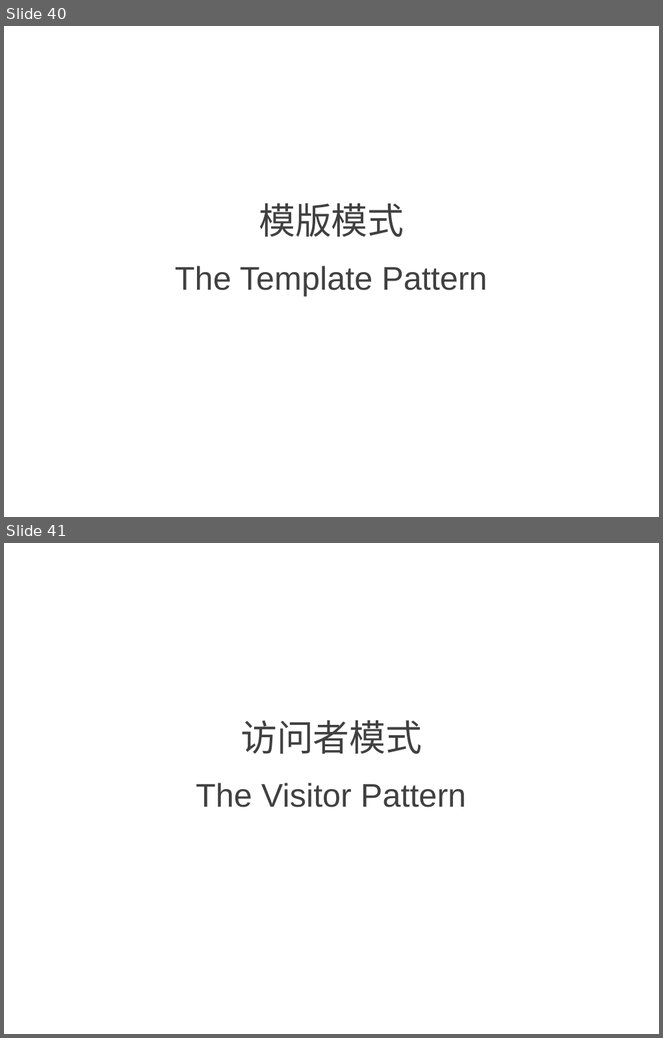
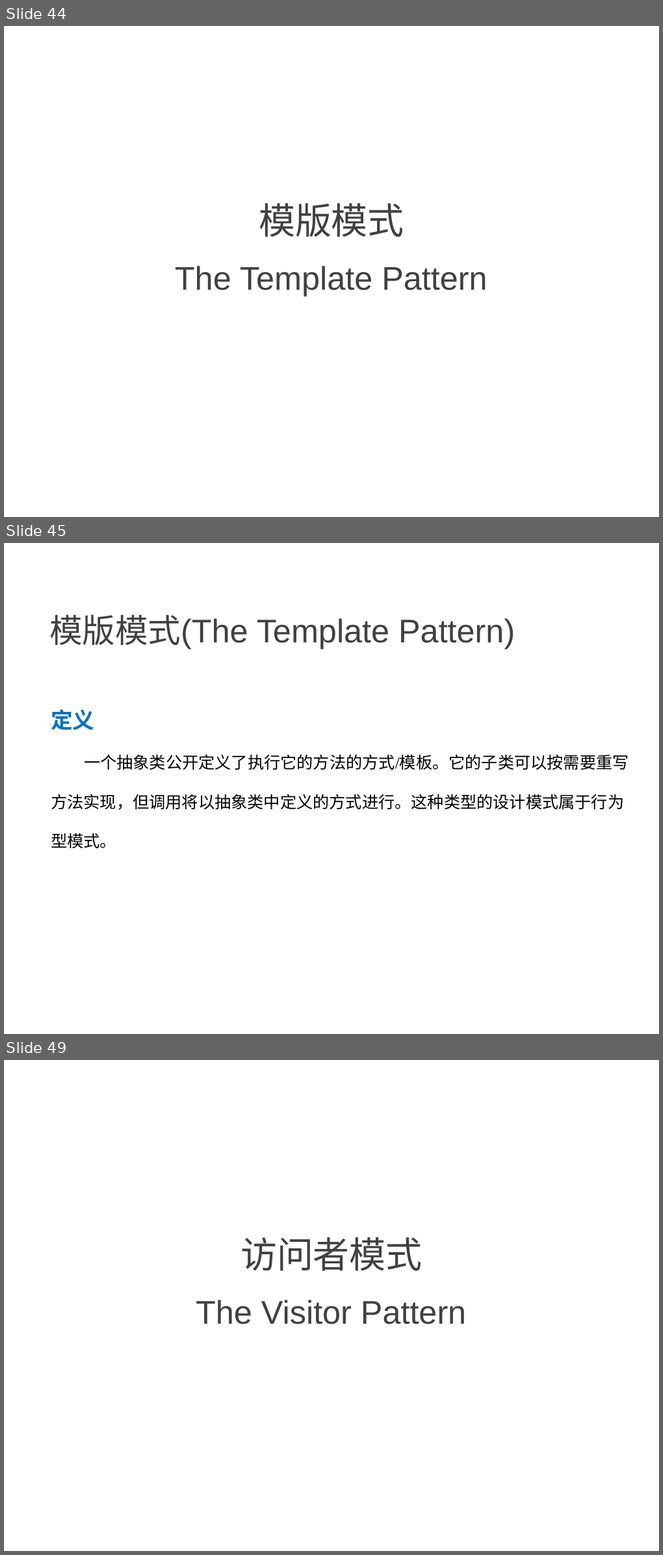
Before and after one commit to NewGr8Player/My-PPT, a slide deck: Design pattern/4.设计模式-行为型模式.pptx. Shown one above the other, each under a label of ours: slides 40 and 41 before the commit, slides 44, 45 and 49 after it; the slides between them are not shown. The pictures are 663x1038 and 663x1555 pixels, drawn with LibreOffice and Linux fonts; fonts in the diff are those of the drawing. Boxes give left, top, right and bottom in pixels: in the first picture for what was removed or moved away, otherwise in the second. Text is boxed around its words. In the diff, an @@ line names an element or a change of style, - is before the commit and + after.

Commit message:
Add     - 策略模式(The Strategy Pattern)     - 模版模式(The Template Pattern)

```diff
--- a/Design pattern/4.设计模式-行为型模式.pptx
+++ b/Design pattern/4.设计模式-行为型模式.pptx
@@ slide 45 added at [4, 543, 659, 1034], background #FFFFFF @@
@@ text added at [50, 615, 515, 650], 36 pt, text #404040 @@
+模版模式(The Template Pattern)
@@ text added at [51, 709, 629, 849], 18 pt, text #000000 @@
+定义
+一个抽象类公开定义了执行它的方法的方式/模板。它的子类可以按需要重写方法实现，但调用将以抽象类中定义的方式进行。这种类型的设计模式属于行为型模式。
@@ what was slide 40 is now slide 44 @@
@@ what was slide 41 is now slide 49 @@
```
Also in this commit, not shown: 7 other slides added.
